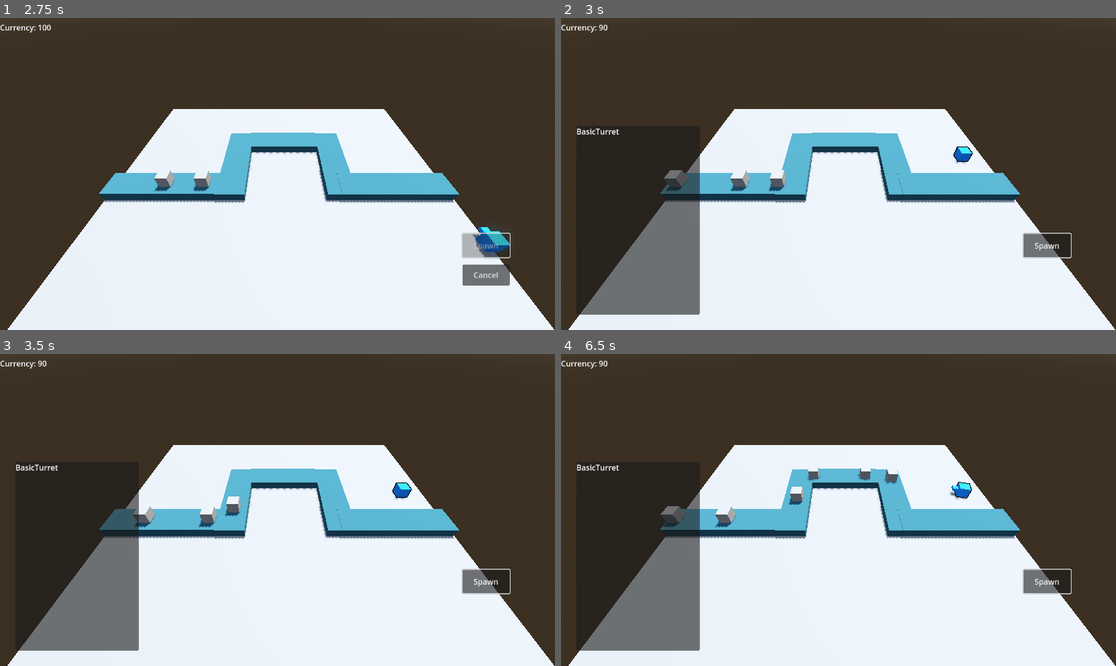
Above: before the commit, frames 1-4 (two rows, left to right).
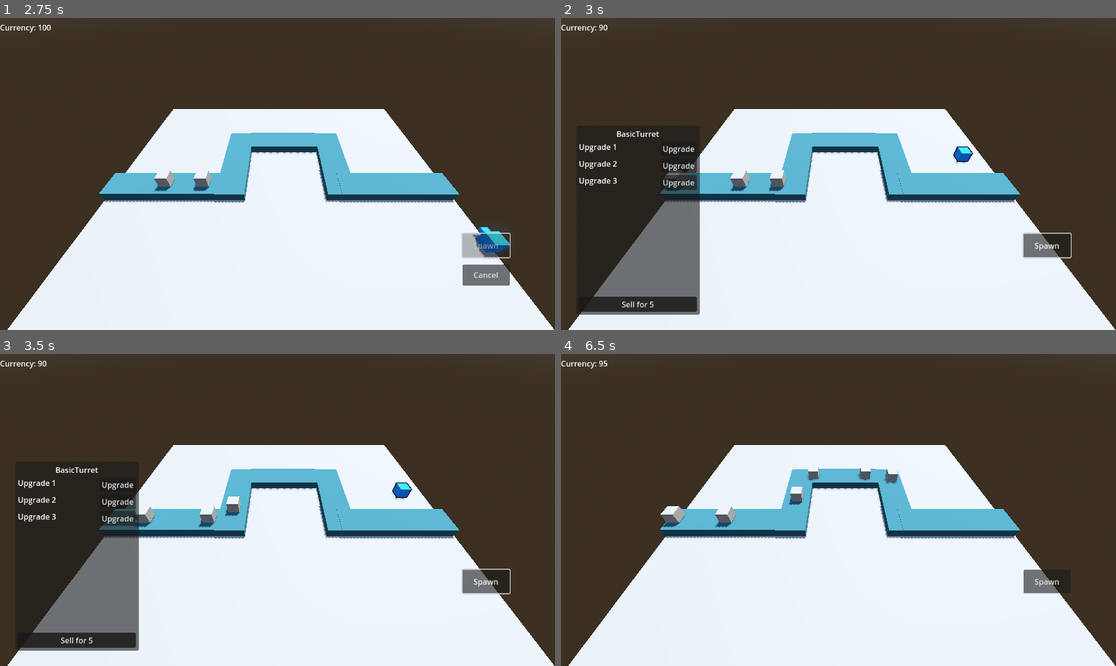
Above: after the commit, the same moments.

Repository: BurnabySouthGameDev/TowerDefence
Game: Godot game, scene res://Scenes/main.tscn
Same seed, same stepped clock (60 frames per second), same inputs: the game is played once before the commit and once after it.
Inputs (mouse positions are in pixels of both pictures, inside the frame that each line leads up to):
- Up to frame 1 (2.75 s): click "Spawn" at 0.5 s; click "Cancel" at 1.25 s; click "Spawn" at 2 s
- Up to frame 2 (3 s): move the mouse to (960, 158) at 2.77 s; click (960, 158) at 2.92 s
- Up to frame 3 (3.5 s): no input
- Up to frame 4 (6.5 s): click (677, 485) at 3.5 s, where only the run after the commit has a clickable "Upgrade"; click (677, 500) at 4.25 s, where only the run after the commit has a clickable "Upgrade"; click (677, 519) at 5 s, where only the run after the commit has a clickable "Upgrade"; click (638, 641) at 5.75 s, where only the run after the commit has a clickable "Sell for 5"

Frame 1 is identical in both runs. In frame 2, 1.8% of the frame differs, in the area x 2-25%, y 35-95%; in frame 3, 1.8%; in frame 4, 6.1%, in the area x 2-92%, y 2-96%.

Commit message:
Added selling functionality & improved menu

Diff:
--- a/Scenes/UI/menu.tscn
+++ b/Scenes/UI/menu.tscn
@@ -1,6 +1,6 @@
 [gd_scene load_steps=2 format=3 uid="uid://dvdps78t4kco7"]
 
-[ext_resource type="Script" uid="uid://cyessuqksvsk8" path="res://Scripts/ui/menu.gd" id="1_nhmg3"]
+[ext_resource type="Script" uid="uid://cyessuqksvsk8" path="res://Scripts/UI/Menu/menu.gd" id="1_nhmg3"]
 
 [node name="Menu" type="PanelContainer"]
 anchors_preset = -1
@@ -11,7 +11,81 @@
 script = ExtResource("1_nhmg3")
 metadata/_edit_use_anchors_ = true
 
-[node name="TowerName" type="RichTextLabel" parent="."]
+[node name="MarginContainer" type="MarginContainer" parent="."]
+layout_mode = 2
+theme_override_constants/margin_left = 5
+theme_override_constants/margin_top = 5
+theme_override_constants/margin_right = 5
+theme_override_constants/margin_bottom = 5
+
+[node name="VBoxContainer" type="VBoxContainer" parent="MarginContainer"]
+layout_mode = 2
+
+[node name="TowerName" type="RichTextLabel" parent="MarginContainer/VBoxContainer"]
+unique_name_in_owner = true
 layout_mode = 2
 bbcode_enabled = true
-text = "TowerName"
+text = "[center]TowerName"
+fit_content = true
+
+[node name="Upgrade1" type="HBoxContainer" parent="MarginContainer/VBoxContainer"]
+layout_mode = 2
+
+[node name="U1Label" type="RichTextLabel" parent="MarginContainer/VBoxContainer/Upgrade1"]
+layout_mode = 2
+size_flags_horizontal = 2
+bbcode_enabled = true
+text = "Upgrade 1"
+fit_content = true
+scroll_active = false
+autowrap_mode = 0
+
+[node name="U1Button" type="Button" parent="MarginContainer/VBoxContainer/Upgrade1"]
+layout_mode = 2
+size_flags_horizontal = 10
+text = "Upgrade"
+
+[node name="Upgrade2" type="HBoxContainer" parent="MarginContainer/VBoxContainer"]
+layout_mode = 2
+
+[node name="U2Label" type="RichTextLabel" parent="MarginContainer/VBoxContainer/Upgrade2"]
+layout_mode = 2
+size_flags_horizontal = 2
+bbcode_enabled = true
+text = "Upgrade 2"
+fit_content = true
+scroll_active = false
+autowrap_mode = 0
+
+[node name="U2Button" type="Button" parent="MarginContainer/VBoxContainer/Upgrade2"]
+layout_mode = 2
+size_flags_horizontal = 10
+text = "Upgrade"
+
+[node name="Upgrade3" type="HBoxContainer" parent="MarginContainer/VBoxContainer"]
+layout_mode = 2
+
+[node name="U3Label" type="RichTextLabel" parent="MarginContainer/VBoxContainer/Upgrade3"]
+layout_mode = 2
+size_flags_horizontal = 2
+bbcode_enabled = true
+text = "Upgrade 3"
+fit_content = true
+scroll_active = false
+autowrap_mode = 0
+
+[node name="U3Button" type="Button" parent="MarginContainer/VBoxContainer/Upgrade3"]
+layout_mode = 2
+size_flags_horizontal = 10
+text = "Upgrade"
+
+[node name="Sell" type="PanelContainer" parent="MarginContainer/VBoxContainer"]
+layout_mode = 2
+size_flags_vertical = 10
+
+[node name="SellButton" type="Button" parent="MarginContainer/VBoxContainer/Sell"]
+unique_name_in_owner = true
+layout_mode = 2
+text = "Sell for $$$"
+
+[connection signal="pressed" from="MarginContainer/VBoxContainer/Sell/SellButton" to="." method="_on_sell_button_pressed"]
--- a/Scenes/main.tscn
+++ b/Scenes/main.tscn
@@ -2,8 +2,8 @@
 
 [ext_resource type="PackedScene" uid="uid://ld73oby6g67" path="res://Scenes/Turrets/List/basic_turret.tscn" id="2_bo1nx"]
 [ext_resource type="Script" uid="uid://ns7g5warqqu5" path="res://Scripts/enemy_spawn.gd" id="2_ibv0h"]
-[ext_resource type="Script" uid="uid://bh40hhbshvymn" path="res://Scripts/ui/currency_display.gd" id="3_8gbba"]
-[ext_resource type="Script" uid="uid://dq8n1fjdqpre3" path="res://Scripts/ui/spawn_button.gd" id="4_jjvhh"]
+[ext_resource type="Script" uid="uid://bh40hhbshvymn" path="res://Scripts/UI/currency_display.gd" id="3_8gbba"]
+[ext_resource type="Script" uid="uid://dq8n1fjdqpre3" path="res://Scripts/UI/spawn_button.gd" id="4_jjvhh"]
 [ext_resource type="PackedScene" uid="uid://dvdps78t4kco7" path="res://Scenes/UI/menu.tscn" id="5_21xkr"]
 [ext_resource type="PackedScene" uid="uid://gvaje4p786yv" path="res://Scenes/tower_manager.tscn" id="5_kry3j"]
 
--- /dev/null
+++ b/Scripts/UI/Menu/menu.gd
@@ -0,0 +1,32 @@
+extends PanelContainer
+
+var menu_sell_value: int:
+	set(value):
+		if menu_sell_value == value:
+			return
+		menu_sell_value = value
+		sell_button.text = "Sell for " + str(value)
+
+@onready var tower_name: RichTextLabel = %TowerName
+@onready var sell_button: Button = %SellButton
+@onready var currency_label: Label = $"../CurrencyDisplay/CurrencyLabel"
+
+
+func _ready() -> void:
+	hide()
+
+
+func _on_tower_manager_tower_menu(tower: Node3D) -> void:
+	if Global.selected_tower == tower:
+		hide()
+	else:
+		show()
+		tower_name.text = "[center]" + tower.name
+		menu_sell_value = tower.sell_value
+
+
+func _on_sell_button_pressed() -> void:
+	currency_label.add(menu_sell_value)
+	Global.placed_turrets.erase(Global.selected_tower)
+	Global.selected_tower.queue_free()
+	hide()
--- a/Scripts/global.gd
+++ b/Scripts/global.gd
@@ -7,3 +7,4 @@
 		if selected_tower != null:
 			selected_tower.selected = false
 		selected_tower = value
+var placed_turrets: Array[Node3D] = []
--- a/Scripts/turrets/basic_turret.gd
+++ b/Scripts/turrets/basic_turret.gd
@@ -3,6 +3,7 @@
 const OUTLINE = preload("res://Shaders/outline.gdshader")
 signal request_tower_menu(tower)
 
+@export var sell_value: int = 5
 var selectable: bool = false
 var selected: bool = false:
 	set(value):
--- a/Scripts/turrets/select.gd
+++ b/Scripts/turrets/select.gd
@@ -5,7 +5,7 @@
 @onready var csg_box_3d: CSGBox3D = %CSGBox3D
 
 
-func _input_event(camera: Camera3D, event: InputEvent, event_position: Vector3, normal: Vector3, shape_idx: int) -> void:
+func _input_event(_camera: Camera3D, event: InputEvent, _event_position: Vector3, _normal: Vector3, _shape_idx: int) -> void:
 	if event is InputEventMouseButton and event.button_index == MOUSE_BUTTON_LEFT and event.pressed:
 		print("Clicked turret:", basic_turret.name)
 		basic_turret.emit_signal("request_tower_menu", basic_turret)
--- a/Scripts/ui/menu.gd
+++ /dev/null
@@ -1,13 +0,0 @@
-extends PanelContainer
-
-@onready var tower_name: RichTextLabel = $TowerName
-
-func _ready() -> void:
-	hide()
-
-func _on_tower_manager_tower_menu(tower: Node3D) -> void:
-	if Global.selected_tower == tower:
-		hide()
-	else:
-		show()
-		tower_name.text = tower.name
--- a/Scripts/ui/spawn_button.gd
+++ b/Scripts/ui/spawn_button.gd
@@ -7,7 +7,6 @@
 
 var turret_scene: PackedScene = preload("res://Scenes/turrets/list/basic_turret.tscn")
 var placing_turret: Node3D = null
-var placed_turrets: Array[Node3D] = []
 
 var can_place: bool = false: #temp
 	set(value):
@@ -107,7 +106,7 @@
 				var radar = placing_turret.get_node("Radar") as Radar
 				radar.monitoring = true
 
-				placed_turrets.append(placing_turret)
+				Global.placed_turrets.append(placing_turret)
 
 				placing_turret.selectable = true
 				placing_turret = null
@@ -117,7 +116,7 @@
 				print("No currency...")
 
 func _can_place_turret_at(pos: Vector3) -> bool:
-	for turret in placed_turrets:
+	for turret in Global.placed_turrets:
 		if turret.global_position.distance_to(pos) < min_distance:
 			print("Too close to another turret")
 			return false
Renamed: Scripts/ui/menu.gd.uid -> Scripts/UI/Menu/menu.gd.uid
